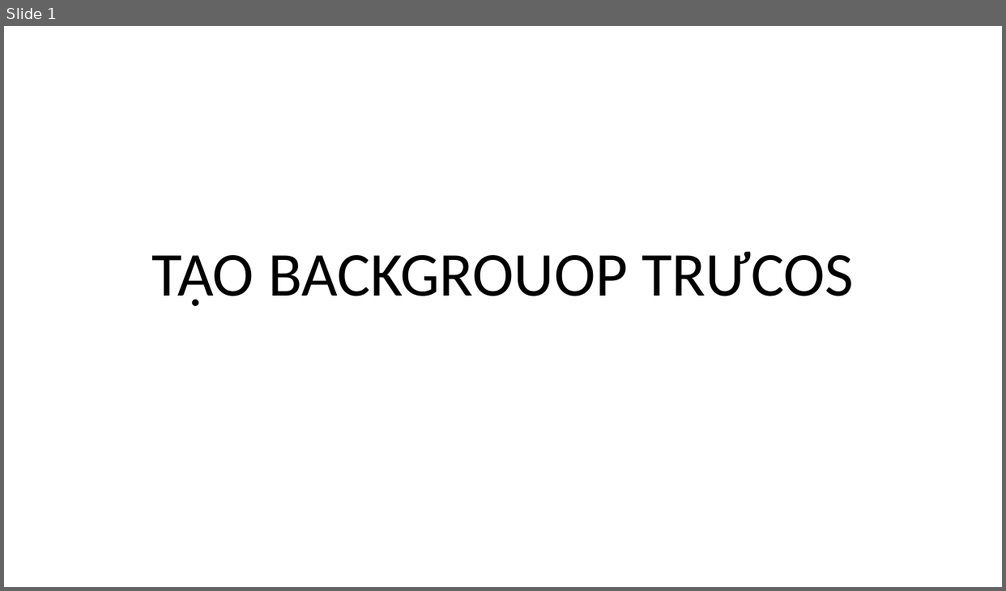
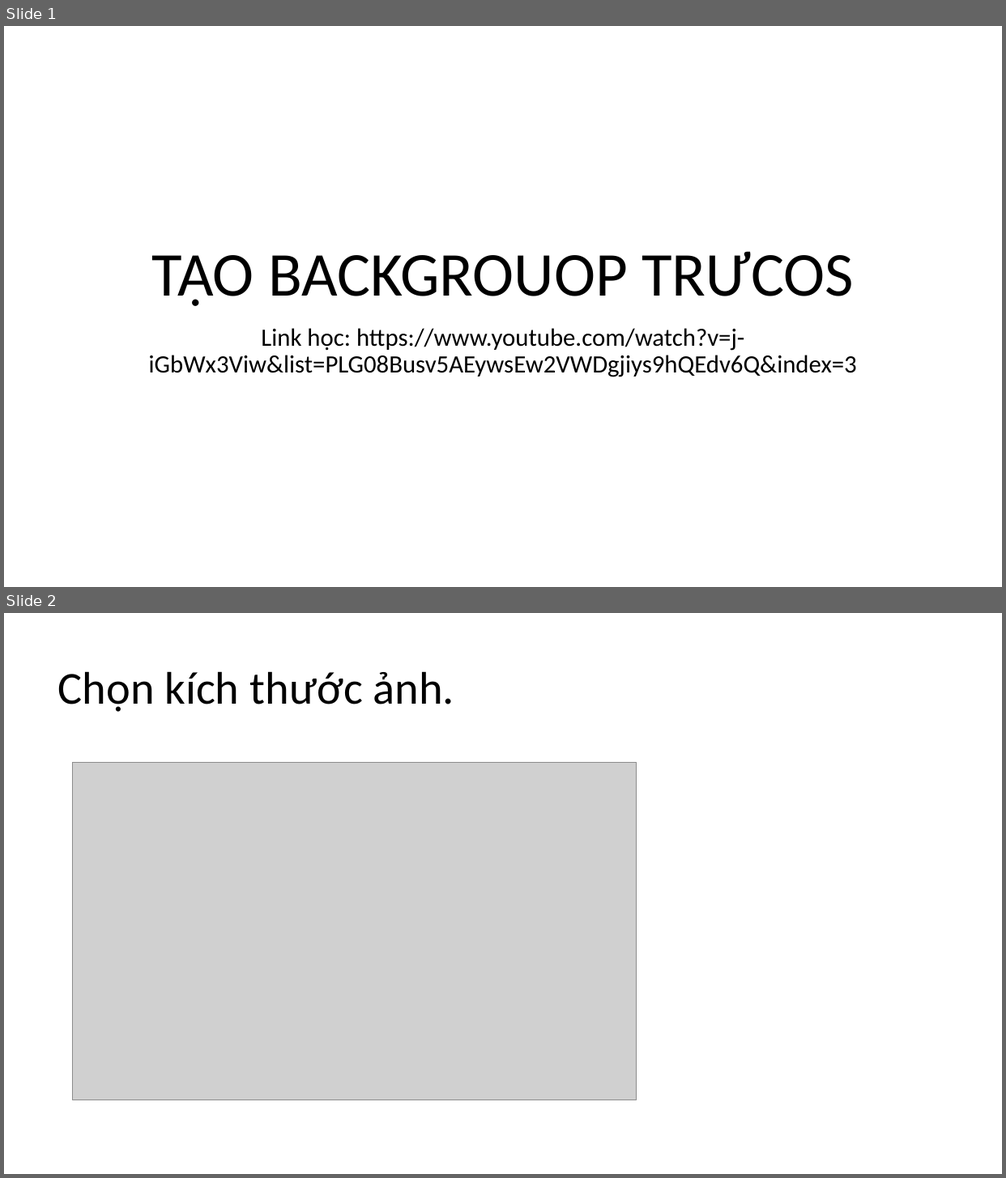
Before and after one commit to DangVanDoan05/photoshop, a slide deck: THIẾT KẾ BANNER.pptx. Shown one above the other, each under a label of ours: slide 1 before the commit, slides 1 and 2 after it. The pictures are 1006x591 and 1006x1178 pixels, drawn with LibreOffice and Linux fonts; fonts in the diff are those of the drawing; grey boxes stand for pictures. Boxes give left, top, right and bottom in pixels: in the first picture for what was removed or moved away, otherwise in the second. Text is boxed around its words. In the diff, an @@ line names an element or a change of style, - is before the commit and + after.

```diff
--- a/THIẾT KẾ BANNER.pptx
+++ b/THIẾT KẾ BANNER.pptx
@@ slide 2 added at [4,613,1002,1174], background #FFFFFF @@
@@ title added at [58,671,455,712], 44 pt, text #000000 @@
+Chọn kích thước ảnh.
@@ picture added at [73,763,637,1101] @@
@@ slide 1 changed as well @@
@@ subtitle added at [149,328,857,378], 24 pt, text #000000 @@
+Link học: https://www.youtube.com/watch?v=j-iGbWx3Viw&list=PLG08Busv5AEywsEw2VWDgjiys9hQEdv6Q&index=3
```
Also in this commit, not shown: 2 other slides added, 2 slides removed, 4 other files.
